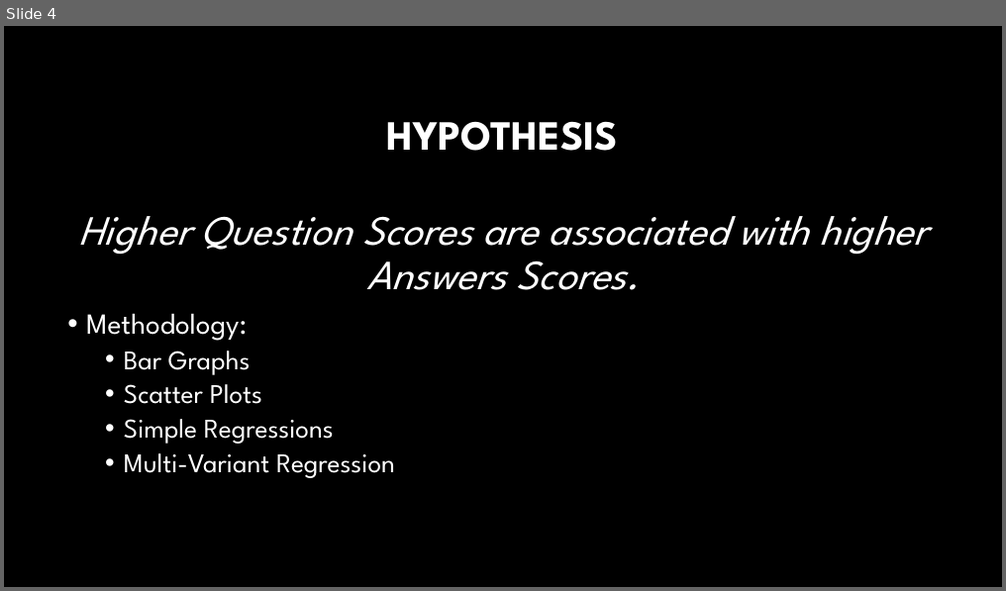
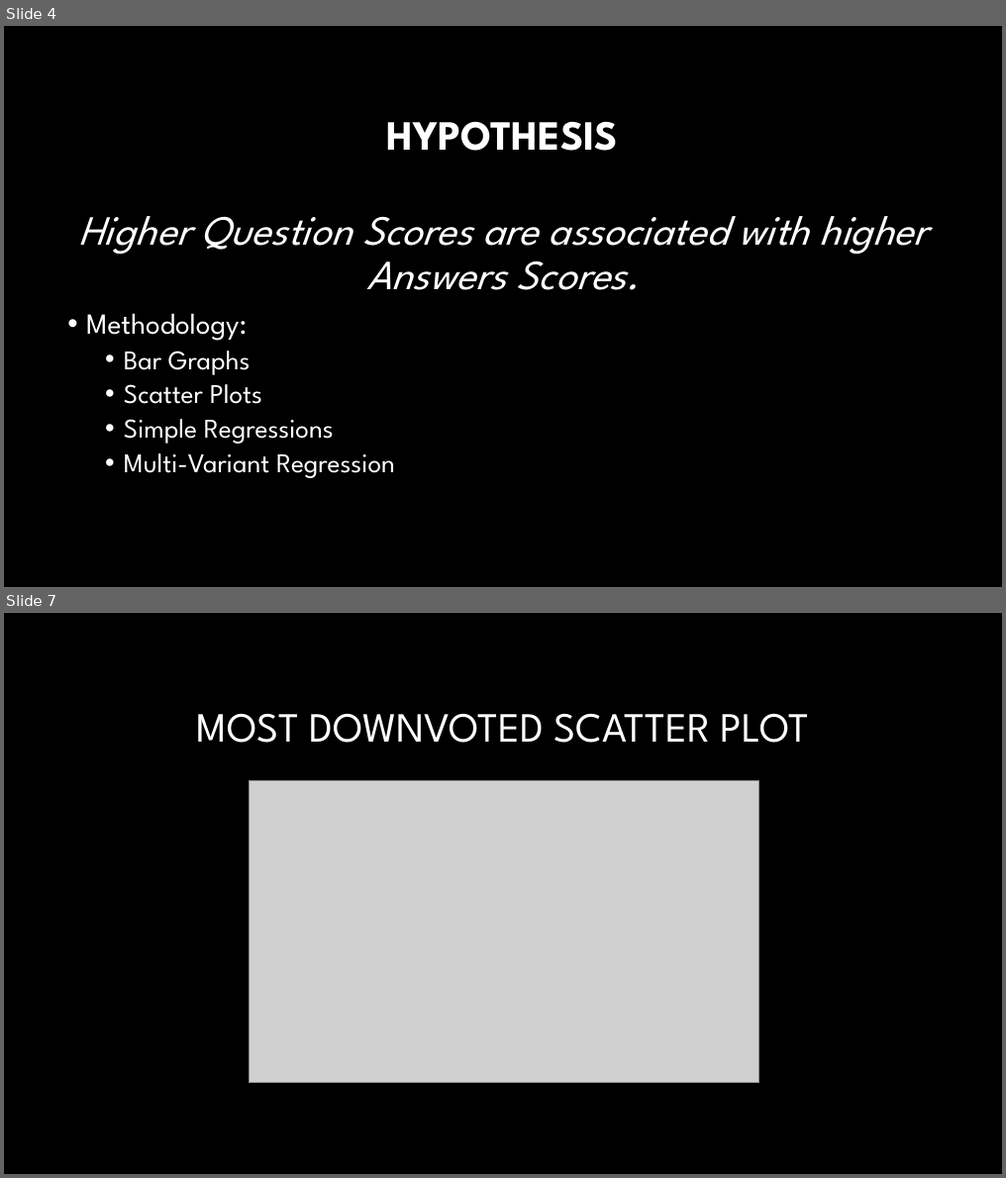
Before and after one commit to fosshie/tnn, a slide deck: PPAnalysis.pptx. Shown one above the other, each under a label of ours: slide 4 before the commit, slides 4 and 7 after it; the slides between them are not shown. The pictures are 1006x591 and 1006x1178 pixels, drawn with LibreOffice and Linux fonts; fonts in the diff are those of the drawing; grey boxes stand for pictures; background and template pictures are left out. Boxes give left, top, right and bottom in pixels: in the first picture for what was removed or moved away, otherwise in the second. Text is boxed around its words. In the diff, an @@ line names an element or a change of style, - is before the commit and + after.

```diff
--- a/PPAnalysis.pptx
+++ b/PPAnalysis.pptx
@@ slide 7 added at (4,613,1002,1174), background #000000 @@
@@ title added at (197,713,809,743), 40 pt, text #FFFFFF @@
+MOST DOWNVOTED SCATTER PLOT
@@ picture added at (249,780,758,1083) @@
```
Also in this commit, not shown: 3 slides changed, 4 other slides added, 7 slides removed, 2 other files.
